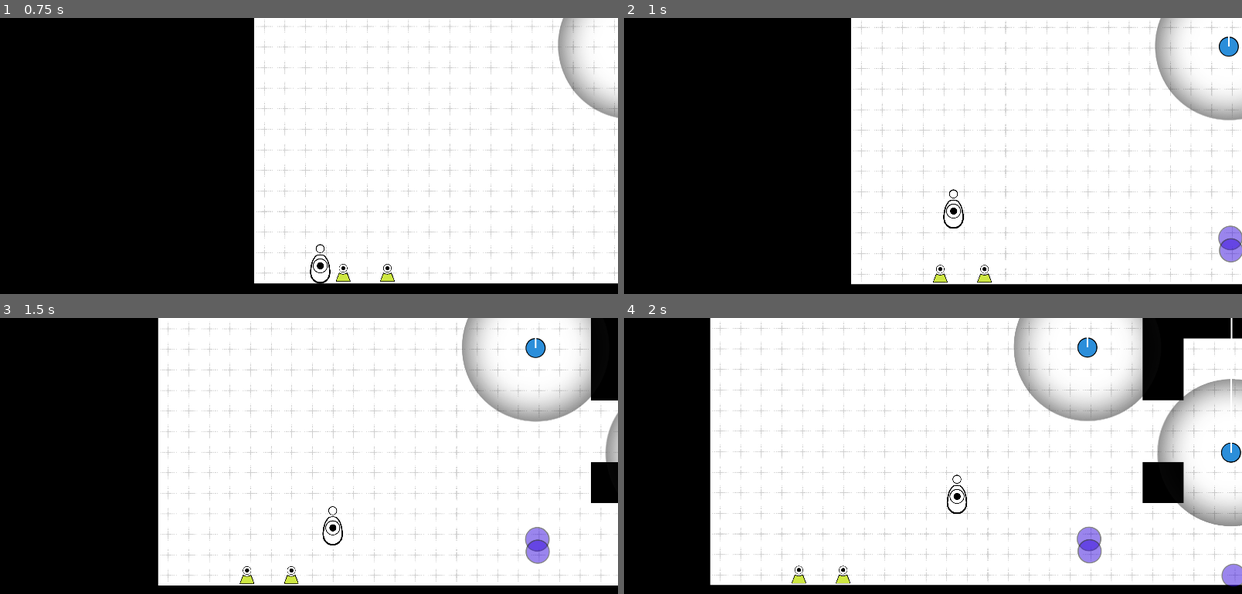
Above: before the commit, frames 1-4 (two rows, left to right).
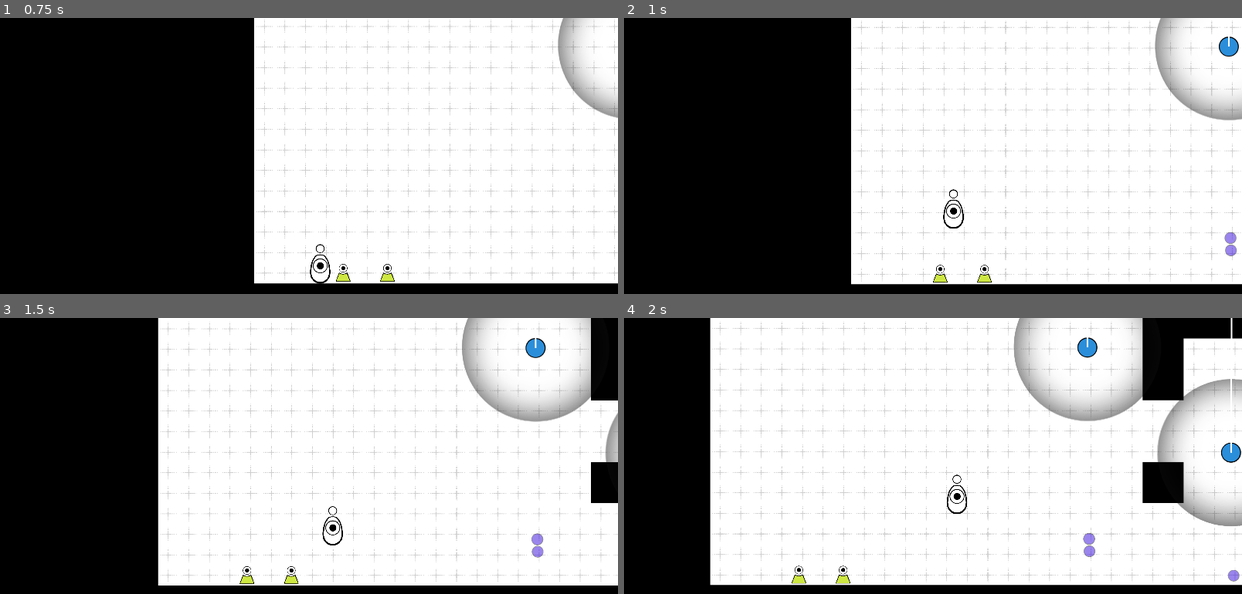
Above: after the commit, the same moments.

Repository: Lukko-Digital/upwell
Game: Godot game, scene res://src/levels/level_a_OLD.tscn
Two runs of this game, one before a commit and one after it. Both use one fixed random seed, a clock stepped at 60 frames per second and the inputs below. This scene is started directly instead of the project's main scene.
Inputs (mouse positions are in pixels of both pictures, inside the frame that each line leads up to):
- Up to frame 1 (0.75 s): move the mouse to (444, 175) at 0.52 s; hold D (right) from 0.53 s (still down); hold Right mouse button (attract) from 0.53 s (still down); click (444, 175) at 0.67 s
- Up to frame 2 (1 s): keep holding D (right); keep holding Right mouse button (attract); tap Space (jump) at 0.77 s
- Up to frame 3 (1.5 s): keep holding D (right); move the mouse to (185, 508) at 1.27 s; release Right mouse button (attract) at 1.28 s; tap Shift (boost) at 1.35 s
- Up to frame 4 (2 s): keep holding D (right); tap Space (jump) at 1.52 s

Frame 1 is identical in both runs. In frame 2, 0.4% of the frame differs, in the area x 96-100%, y 75-89%; in frame 3, 0.4%; in frame 4, 0.6%, in the area x 73-100%, y 75-98%.
Error in both runs: Invalid access to property or key 'position' on a base object of type 'Nil'. (res://src/player/player.gd:81)

Commit message:
change clicker holder button scaling

Diff:
--- a/src/level_elements/clicker/holder_button.tscn
+++ b/src/level_elements/clicker/holder_button.tscn
@@ -5,7 +5,7 @@
 [ext_resource type="PackedScene" uid="uid://d1ev75jm17q8w" path="res://src/clicker/clicker_sprite.tscn" id="2_jwopc"]
 
 [sub_resource type="CircleShape2D" id="CircleShape2D_eoxif"]
-radius = 173.026
+radius = 111.018
 
 [node name="HolderButton" type="Area2D" node_paths=PackedStringArray("clicker_sprite")]
 collision_layer = 8
@@ -17,7 +17,7 @@
 modulate = Color(1, 0, 1, 1)
 self_modulate = Color(1, 1, 1, 0.478431)
 position = Vector2(0, -1.5378e-05)
-scale = Vector2(2.2638, 2.2638)
+scale = Vector2(1.08587, 1.08587)
 texture = ExtResource("2_01rq7")
 
 [node name="ClickerSprite" parent="." instance=ExtResource("2_jwopc")]
